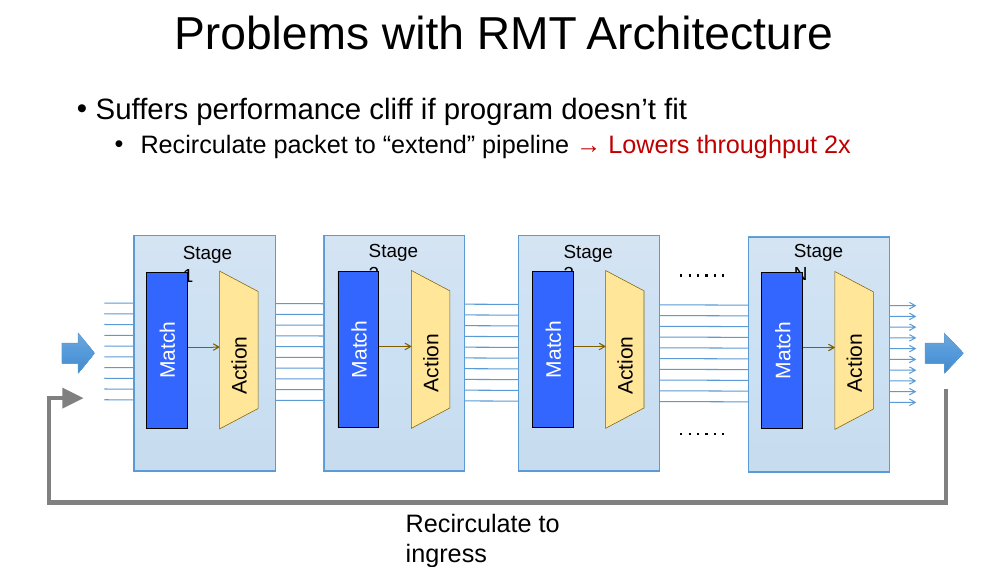
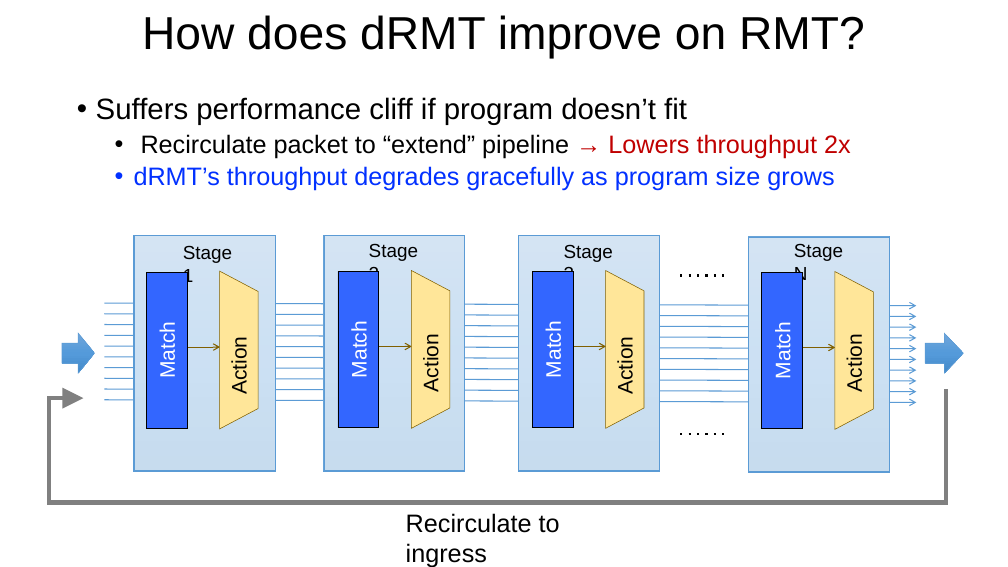
Before and after one commit to anirudhSK/drmt_talk, a slide deck: slide 10 of drmt_sigcomm.pptx. Drawn at 1008x567 pixels with LibreOffice and Linux fonts; fonts in the diff are those of the drawing. Boxes give left, top, right and bottom in pixels: in the first picture for what was removed or moved away, otherwise in the second. Text is boxed around its words. In the diff, an @@ line names an element or a change of style, - is before the commit and + after.

```diff
--- a/drmt_sigcomm.pptx
+++ b/drmt_sigcomm.pptx
@@ title at bbox=[142, 15, 865, 59]: text changed @@
-Problems with RMT Architecture
+How does dRMT improve on RMT?
@@ text at bbox=[134, 166, 834, 191]: paragraph added @@
+  • dRMT’s throughput degrades gracefully as program size grows
```
Also in this commit, not shown: 1 other slide changed, 1 slide removed.
